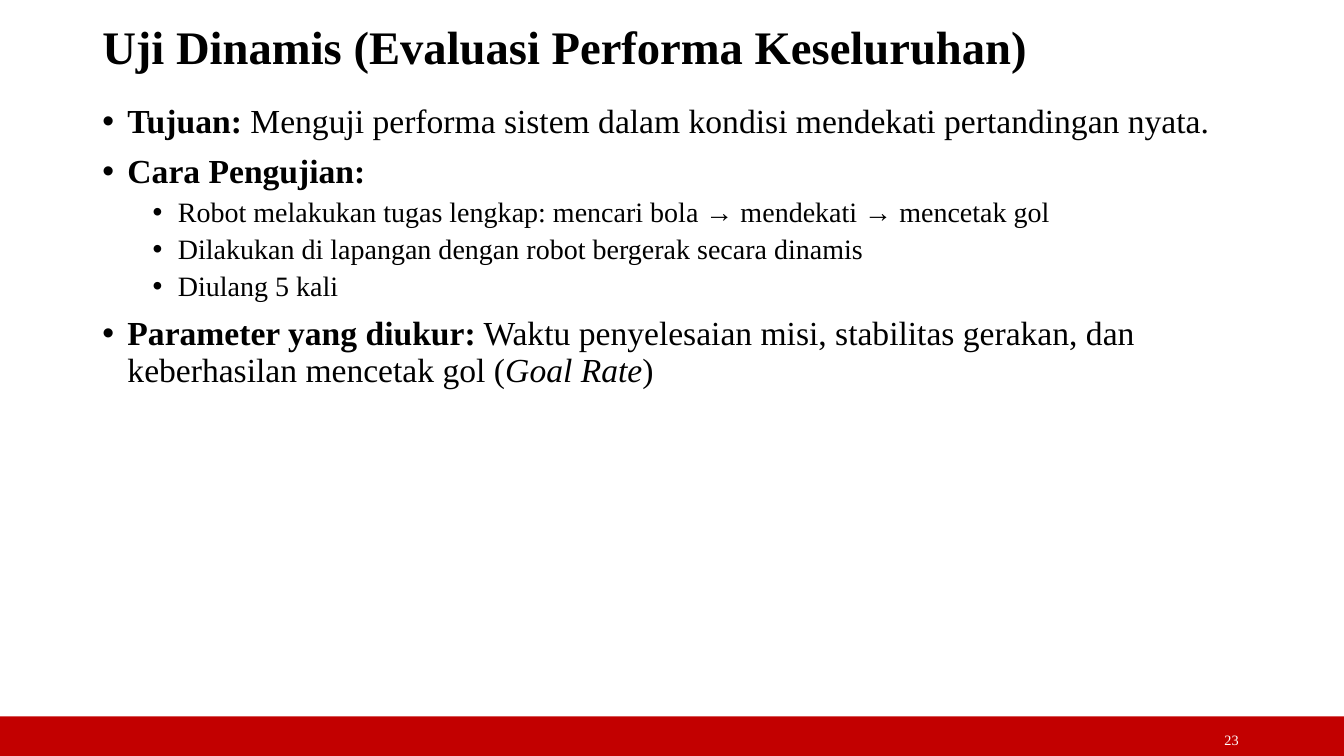
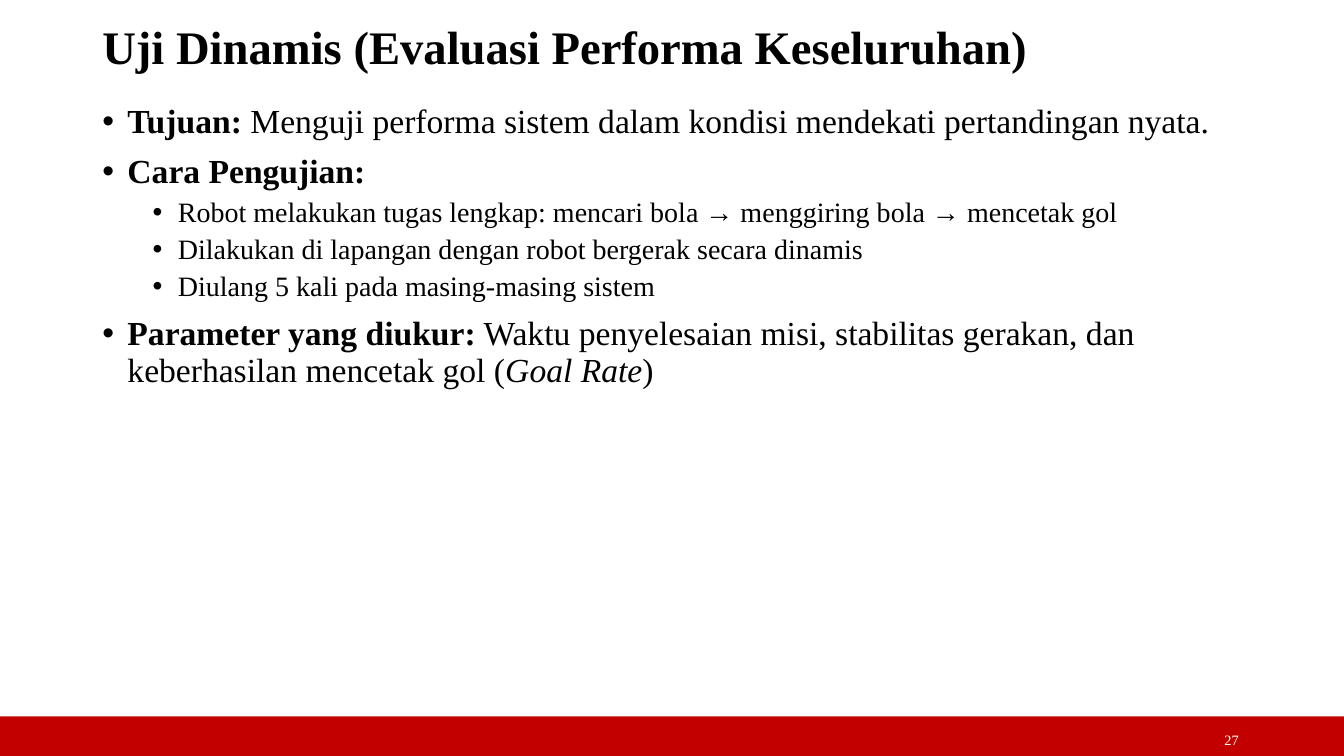
Before and after one commit to freack21/myTA, a slide deck: slide 27 of laporan/slide_semhas.ppt (slide 23 before the commit). Drawn at 1344x756 pixels with LibreOffice and Linux fonts; fonts in the diff are those of the drawing. Boxes give left, top, right and bottom in pixels: in the first picture for what was removed or moved away, otherwise in the second. Text is boxed around its words. In the diff, an @@ line names an element or a change of style, - is before the commit and + after.

```diff
--- a/laporan/slide_semhas.ppt
+++ b/laporan/slide_semhas.ppt
@@ text at (178,202,1117,227): text changed @@
-  • Robot melakukan tugas lengkap: mencari bola → mendekati → mencetak gol
+  • Robot melakukan tugas lengkap: mencari bola → menggiring bola → mencetak gol
@@ text at (178,276,655,302): text changed @@
-  • Diulang 5 kali
+  • Diulang 5 kali pada masing-masing sistem
@@ page number at (1224,735,1238,745): text changed @@
-23
+27
```
Also in this commit, not shown: 4 other slides changed, 4 slides added, 2 other files.
